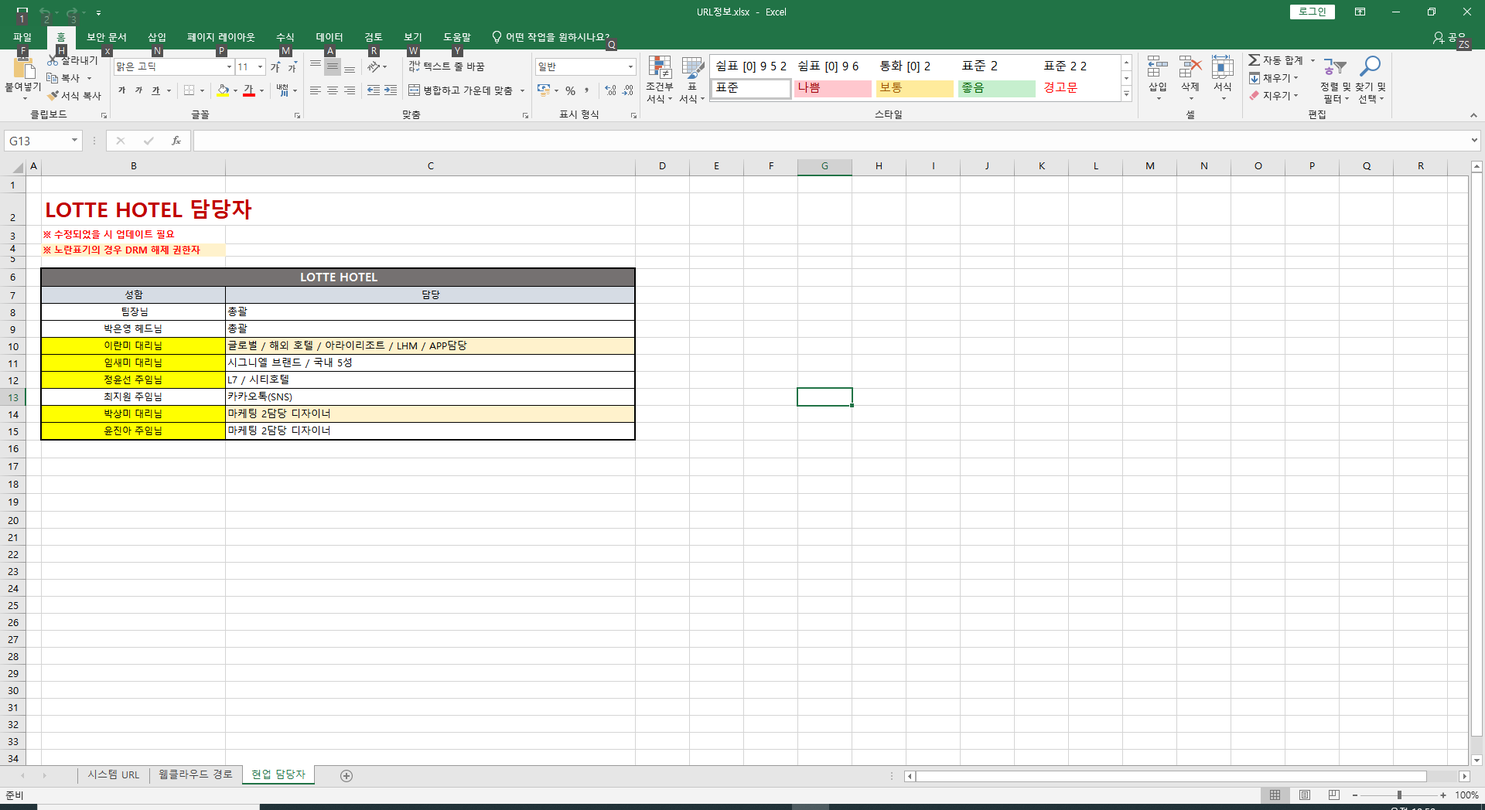
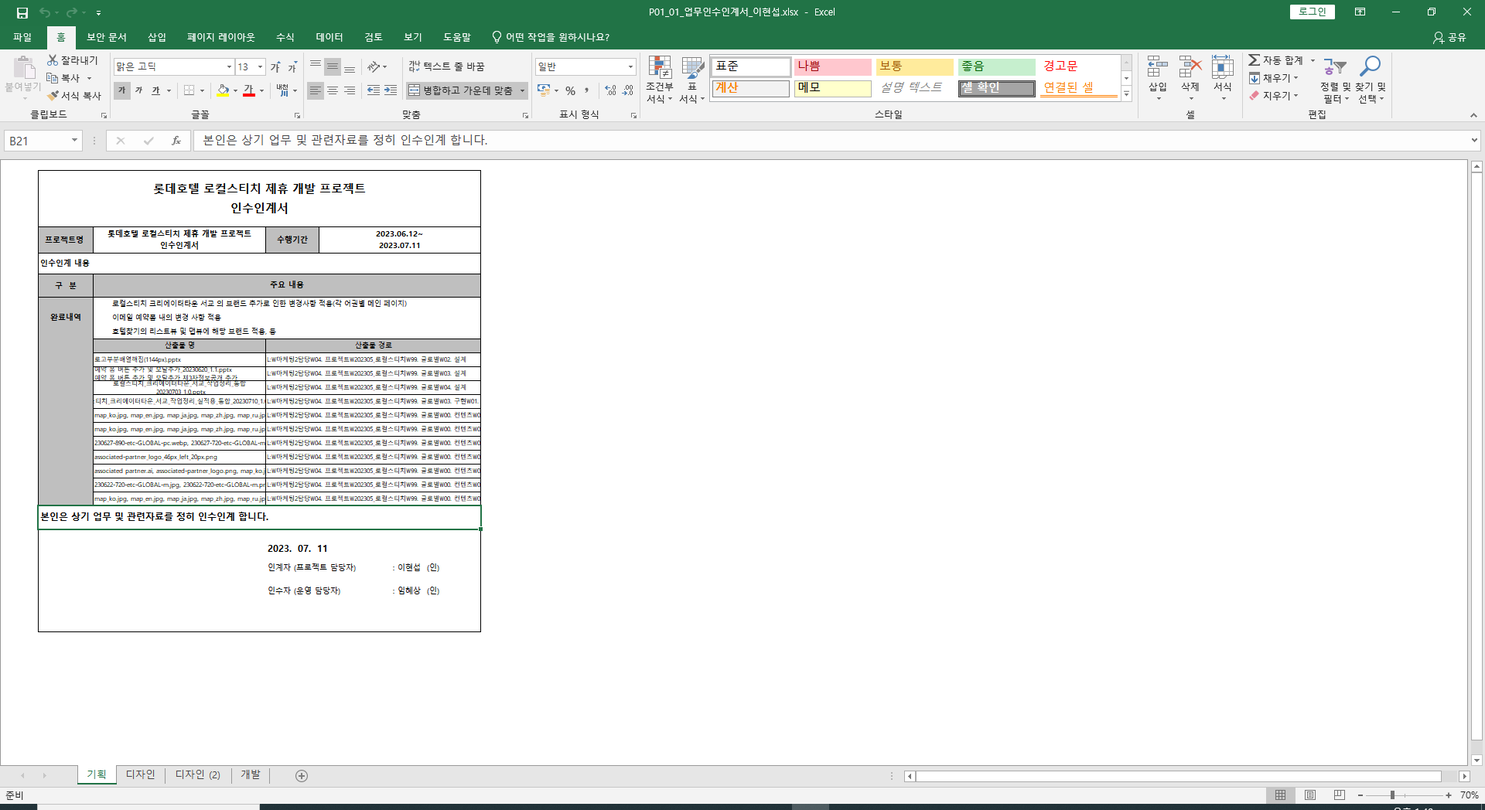
Layer changes from the first w=1485, h=810 image to the second:
added layer "Layer 1" above "현업담당자" over [0, 7, 1483, 810]
